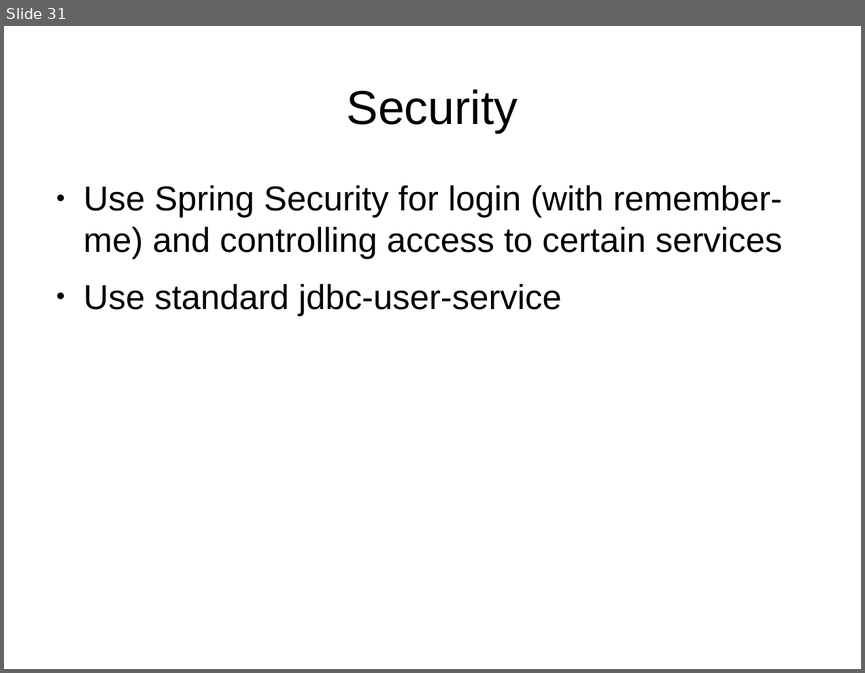
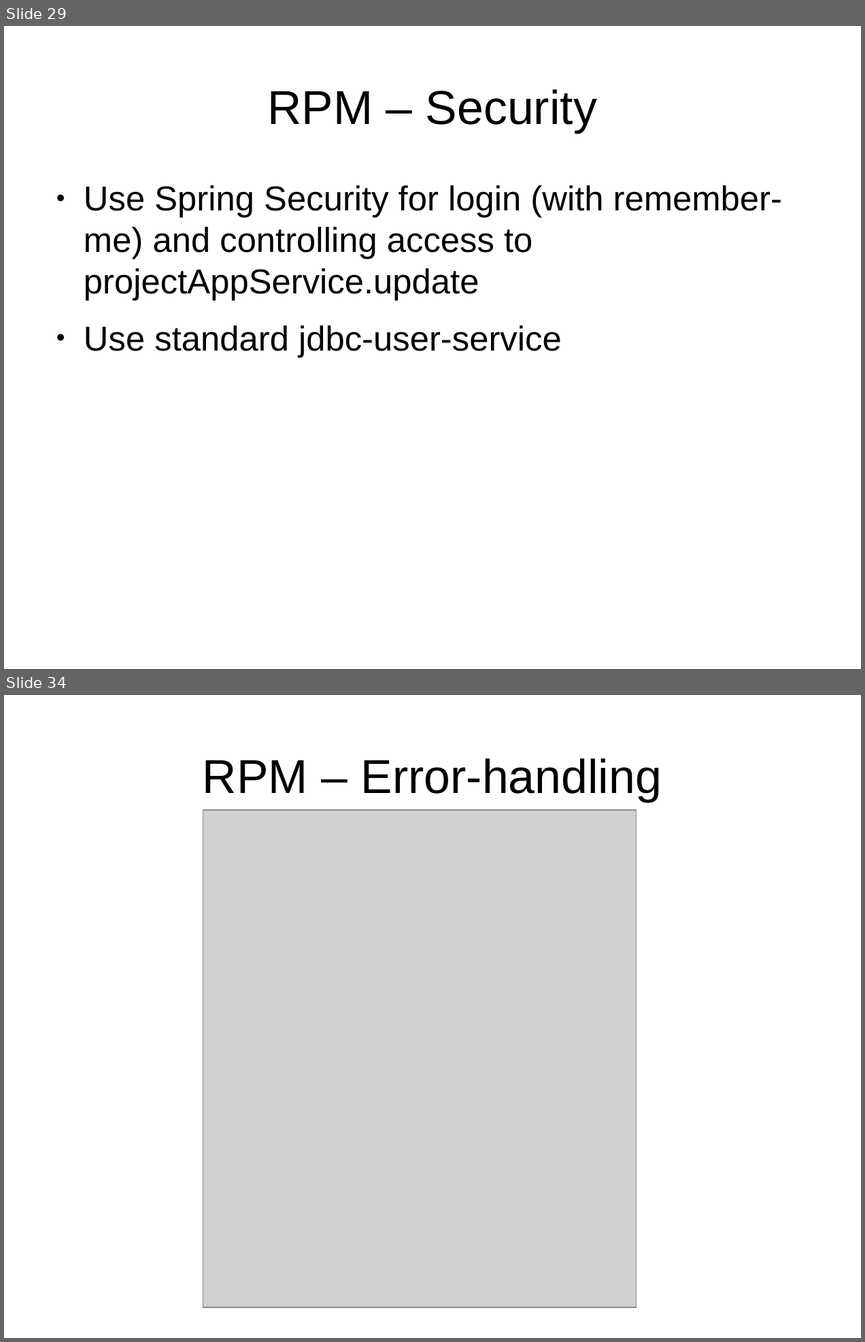
Before and after one commit to andreak/slol-2011, a slide deck: Scala-LiftOff-2011-lift-from-jee-perspective.odp. Shown one above the other, each under a label of ours: slide 31 before the commit, slides 29 and 34 after it; the slides between them are not shown. The pictures are 865x673 and 865x1342 pixels, drawn with LibreOffice and Linux fonts; fonts in the diff are those of the drawing; grey boxes stand for pictures. Boxes give left, top, right and bottom in pixels: in the first picture for what was removed or moved away, otherwise in the second. Text is boxed around its words. In the diff, an @@ line names an element or a change of style, - is before the commit and + after.

```diff
--- a/Scala-LiftOff-2011-lift-from-jee-perspective.odp
+++ b/Scala-LiftOff-2011-lift-from-jee-perspective.odp
@@ slide 34 added at <box>4,695,861,1338</box>, background #FFFFFF @@
@@ title added at <box>203,758,662,802</box>, 44 pt, text #000000 @@
+RPM – Error-handling
@@ picture added at <box>203,810,636,1308</box> @@
@@ what was slide 31 is now slide 29 @@
@@ slide 29 changed as well @@
@@ title at <box>267,89,597,133</box>: text changed @@
-Security
+RPM – Security
@@ text at <box>84,185,782,301</box>: text changed @@
-● Use Spring Security for login (with remember-me) and controlling access to certain services
+● Use Spring Security for login (with remember-me) and controlling access to projectAppService.update
```
Also in this commit, not shown: 13 other slides changed, 5 other slides added, 2 slides removed.
